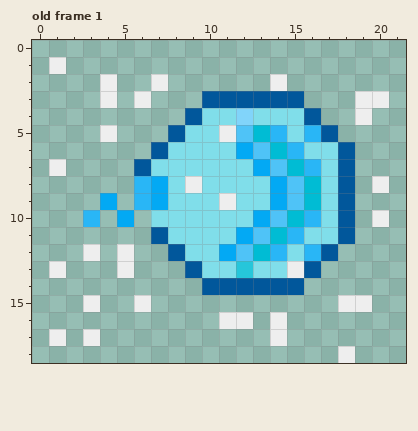
Two versions of one pixel-art file, Sprites_TileSet/ataque_gelo.aseprite. That is the earlier state.
22x19 pixels, 1 frame. Shown: old frame 1. The commit also changed other frames, which this record leaves out.
After the commit:
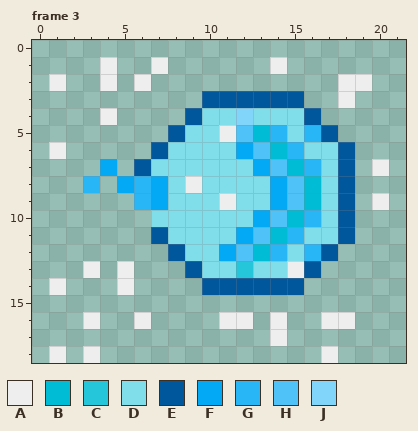
Palette (. is transparent): A #eeeeee  B #00bcd4  C #26c6da  D #80deea  E #01579b  F #03a9f4  G #29b6f6  H #4fc3f7  J #81d4fa
A new or re-ordered frame is compared with the old frame closest to it.
The exact change:
frames 1 -> 5
Frame 3 is new; against old frame 1:
y 1: x 1 A -> .; x 4 . -> A; x 7 . -> A; x 14 . -> A
y 2: x 1 . -> A; x 6..7 .A -> A.; x 14 A -> .; x 18..19 .. -> AA
y 3: x 4 A -> .; x 6 A -> .; x 18..20 .AA -> A..
y 4: x 4 . -> A; x 19 A -> .
y 5: x 4 A -> .
y 6: x 1 . -> A
y 7: x 1 A -> .; x 4 . -> F; x 20 . -> A
y 8: x 3 . -> G; x 5 . -> F; x 20 A -> .
y 9: x 4 F -> .; x 20 . -> A
y 10: x 3 G -> .; x 5 F -> .; x 20 A -> .
y 12: x 3 A -> .; x 5 A -> .
y 13: x 1 A -> .; x 3 . -> A
y 14: x 1 . -> A; x 5 . -> A
y 15: x 3 A -> .; x 6 A -> .; x 18..19 AA -> ..
y 16: x 3 . -> A; x 6 . -> A; x 17..18 .. -> AA
y 17: x 1 A -> .; x 3 A -> .
y 18: x 1 . -> A; x 3 . -> A; x 17..18 .A -> A.
Changed places in both pictures, as pixel boxes (x1, y1, x2, y2):
changed: (49, 57, 168, 363)
changed: (270, 57, 287, 91)
changed: (338, 74, 389, 227)
changed: (321, 295, 372, 363)
